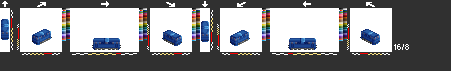
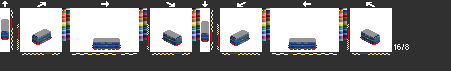
Two versions of the same layered image (451px x 71px). Layer-by-layer changes:
showed "sj1", painted on it over (1, 19, 380, 50)
